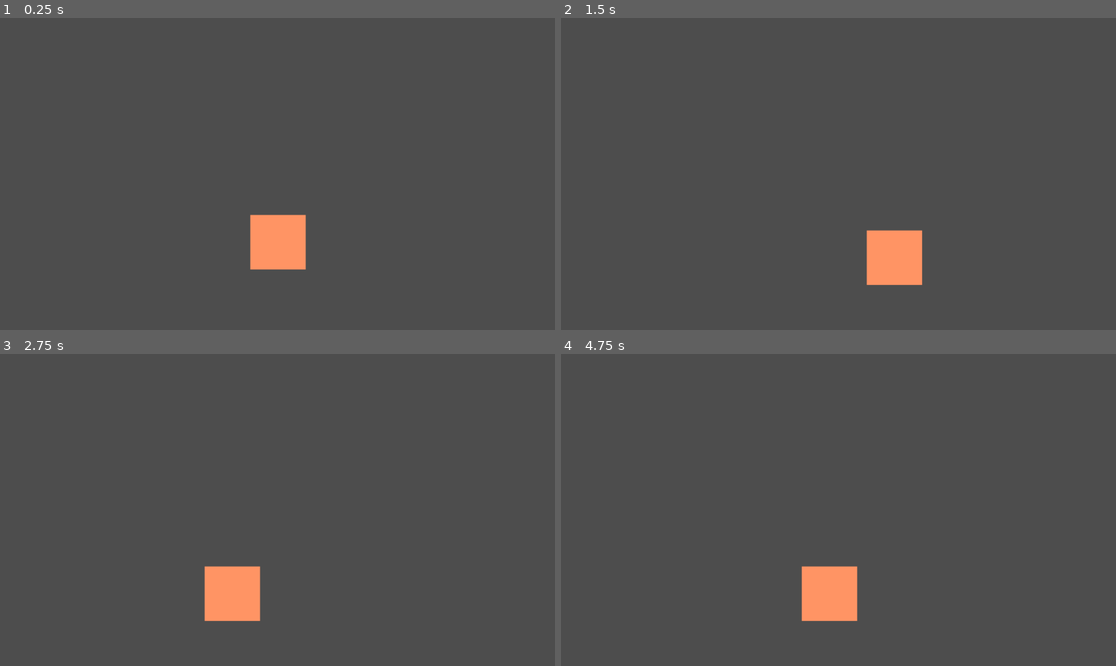
Above: before the commit, frames 1-4 (two rows, left to right).
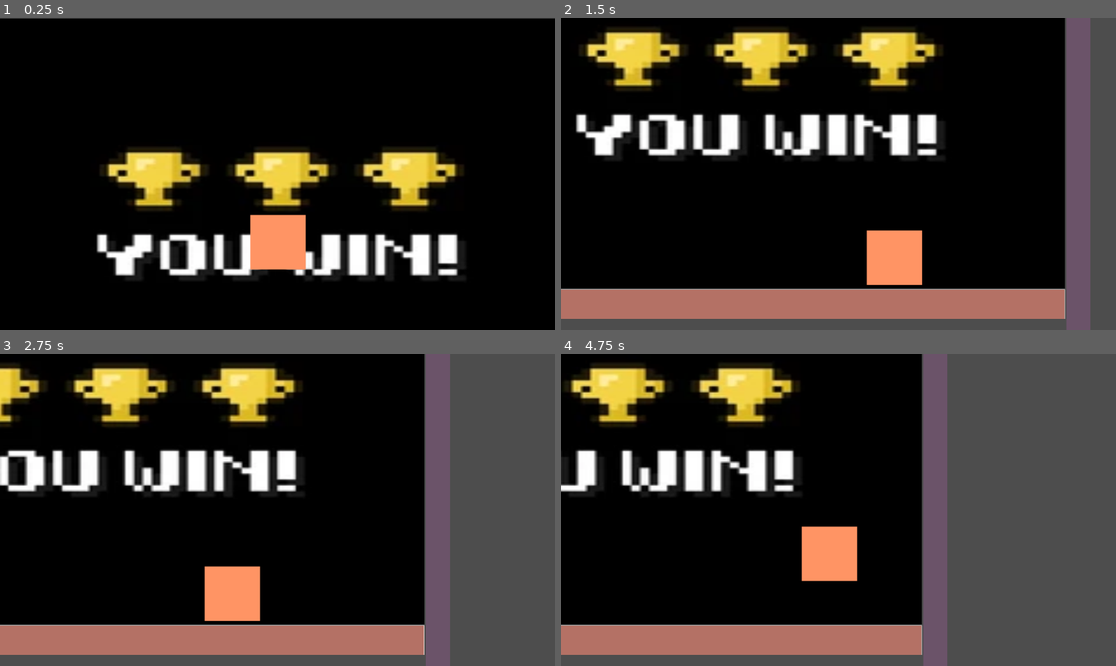
Above: after the commit, the same moments.

Repository: TLRP-45/Game-EFP-VJ
Game: Godot game, scene res://Scenes/world_4.tscn
The game is run twice, just before and just after one commit, with the same random seed, the same clock (stepped at 60 frames per second) and the same inputs. This scene is started directly instead of the project's main scene.
Inputs:
- Up to frame 1 (0.25 s): no input
- Up to frame 2 (1.5 s): tap Enter (ui_accept) at 0.5, 0.77 s; hold Right (ui_right) from 0.53 s (still down)
- Up to frame 3 (2.75 s): tap Enter (ui_accept) at 1.52 s; release Right (ui_right) at 2.03 s; hold Left (ui_left) from 2.03 s (still down)
- Up to frame 4 (4.75 s): release Left (ui_left) at 2.78 s; hold Right (ui_right) 2.78-4.28 s; tap Enter (ui_accept) at 3.02, 3.77, 4.25, 4.52 s; hold Left (ui_left) from 4.28 s (still down)

The runs differ from the first frame. In frame 1, 97% of the frame differs, in the area x 0-100%, y 0-100%; in frame 2, 89%; in frame 3, 76%; in frame 4, 66%.

Commit message:
added end
the end youwon

Diff:
--- a/Scenes/world_4.tscn
+++ b/Scenes/world_4.tscn
@@ -1,9 +1,67 @@
-[gd_scene load_steps=2 format=3 uid="uid://dc5ihi15awjx"]
+[gd_scene load_steps=7 format=3 uid="uid://dc5ihi15awjx"]
 
+[ext_resource type="Texture2D" uid="uid://b48sl3jfjqq5v" path="res://Resources/pixel-art-8bit-you-win-260nw-1701958024.webp" id="1_5u516"]
 [ext_resource type="PackedScene" uid="uid://bxag6rufiydyg" path="res://Scenes/winner.tscn" id="1_mu464"]
 
+[sub_resource type="QuadMesh" id="QuadMesh_g2d0r"]
+size = Vector2(1000, 50)
+
+[sub_resource type="RectangleShape2D" id="RectangleShape2D_cndk7"]
+size = Vector2(1261.5, 50)
+
+[sub_resource type="QuadMesh" id="QuadMesh_ijqok"]
+
+[sub_resource type="RectangleShape2D" id="RectangleShape2D_lrfnk"]
+size = Vector2(50, 2309)
+
 [node name="world_4" type="Node2D"]
+
+[node name="StaticBody2D" type="StaticBody2D" parent="."]
+
+[node name="Sprite2D" type="Sprite2D" parent="StaticBody2D"]
+position = Vector2(-986, 198)
+scale = Vector2(4.85, 3.11786)
+texture = ExtResource("1_5u516")
 
 [node name="player" parent="." instance=ExtResource("1_mu464")]
 position = Vector2(-996, 265)
 WORLD = 4
+
+[node name="Platform" type="StaticBody2D" parent="."]
+position = Vector2(-1, 30)
+
+[node name="MeshInstance2D" type="MeshInstance2D" parent="Platform"]
+modulate = Color(0.705882, 0.443137, 0.396078, 1)
+position = Vector2(-985.25, 573.5)
+scale = Vector2(1.2605, 1.22)
+mesh = SubResource("QuadMesh_g2d0r")
+
+[node name="CollisionShape2D" type="CollisionShape2D" parent="Platform"]
+position = Vector2(-985.75, 568)
+shape = SubResource("RectangleShape2D_cndk7")
+
+[node name="Wall2" type="StaticBody2D" parent="."]
+position = Vector2(-1668, -254)
+
+[node name="MeshInstance2D" type="MeshInstance2D" parent="Wall2"]
+modulate = Color(0.419608, 0.32549, 0.411765, 1)
+position = Vector2(24.75, 788.5)
+scale = Vector2(50.5, 2309)
+mesh = SubResource("QuadMesh_ijqok")
+
+[node name="CollisionShape2D" type="CollisionShape2D" parent="Wall2"]
+position = Vector2(25, 788)
+shape = SubResource("RectangleShape2D_lrfnk")
+
+[node name="Wall3" type="StaticBody2D" parent="."]
+position = Vector2(-352, -250)
+
+[node name="MeshInstance2D" type="MeshInstance2D" parent="Wall3"]
+modulate = Color(0.419608, 0.32549, 0.411765, 1)
+position = Vector2(24.75, 788.5)
+scale = Vector2(50.5, 2309)
+mesh = SubResource("QuadMesh_ijqok")
+
+[node name="CollisionShape2D" type="CollisionShape2D" parent="Wall3"]
+position = Vector2(25, 788)
+shape = SubResource("RectangleShape2D_lrfnk")
--- a/Scripts/winner.gd
+++ b/Scripts/winner.gd
@@ -16,7 +16,6 @@
 	# Handle Jump.
 	if Input.is_action_just_pressed("ui_accept") and is_on_floor():
 		velocity.y = JUMP_VELOCITY
-
 	# Get the input direction and handle the movement/deceleration.
 
 	var direction = Input.get_axis("ui_left", "ui_right")
Binary file added: Resources/pixel-art-8bit-you-win-260nw-1701958024.webp
Not shown, added: Resources/pixel-art-8bit-you-win-260nw-1701958024.webp.import
